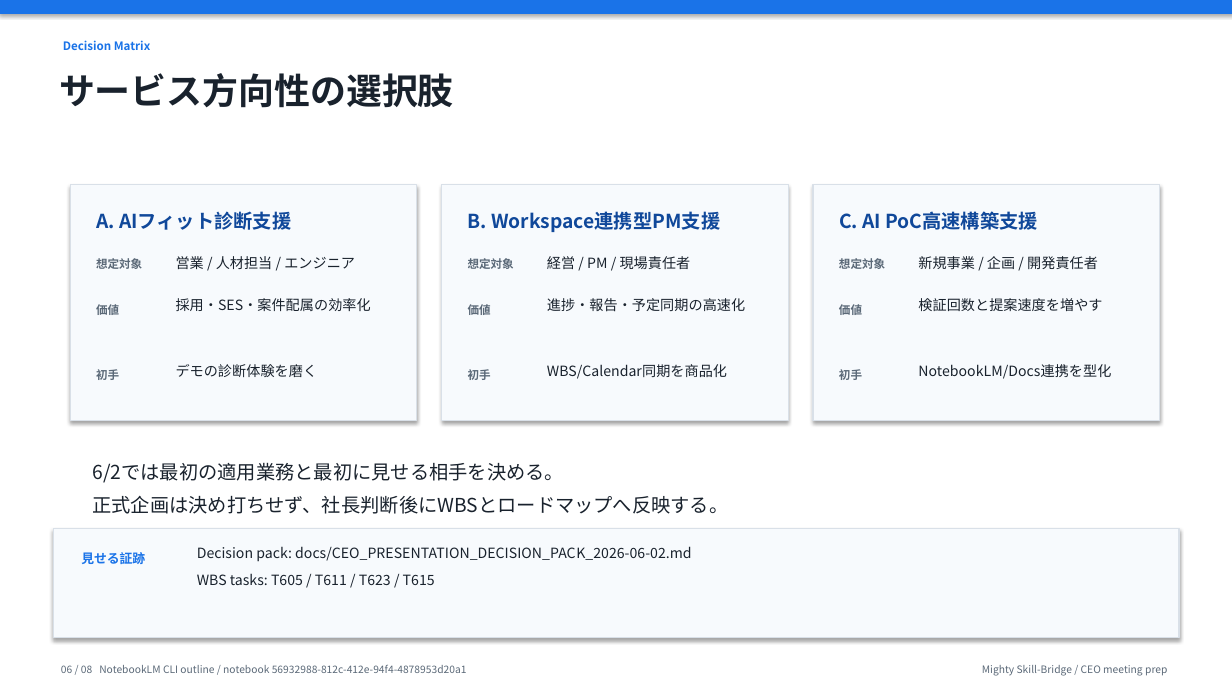
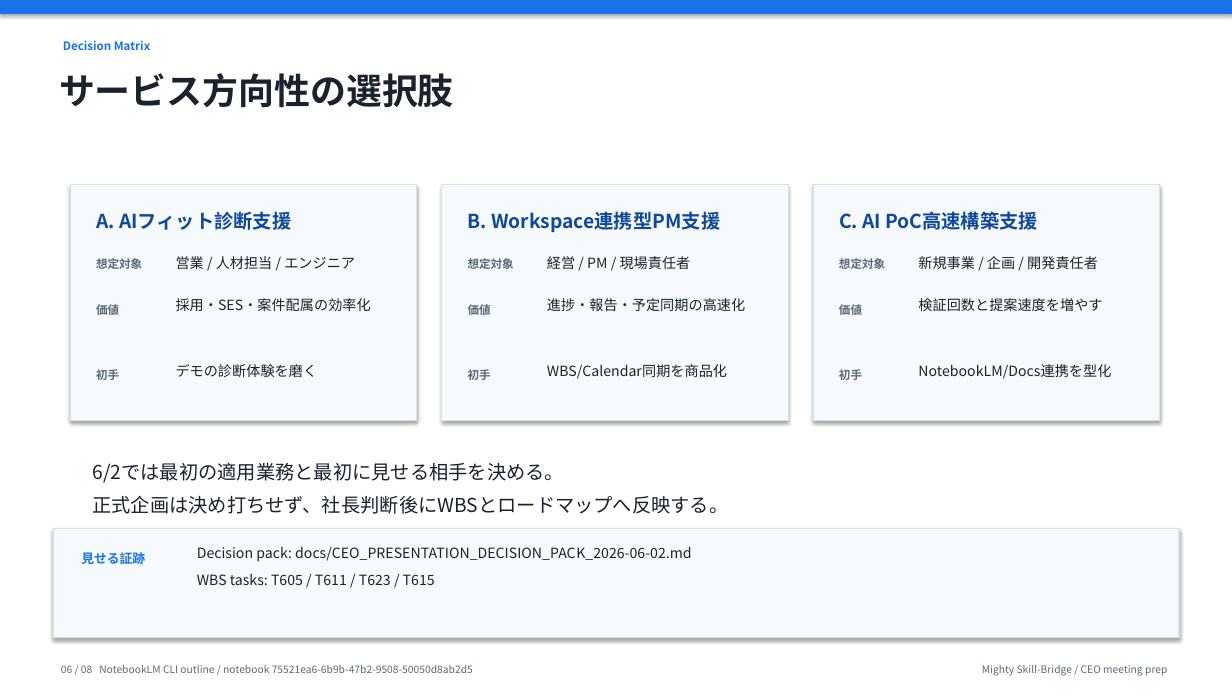
Before and after one commit to kanta13jp1/mighty-link-ai-connect, a slide deck: slide 6 of exports/knowledge_flow/mighty_skill_bridge_ceo_presentation_2026-06-02.pptx. Drawn at 1232x693 pixels with LibreOffice and Linux fonts; fonts in the diff are those of the drawing. Boxes give left, top, right and bottom in pixels: in the first picture for what was removed or moved away, otherwise in the second. Text is boxed around its words. In the diff, an @@ line names an element or a change of style, - is before the commit and + after.

```diff
--- a/exports/knowledge_flow/mighty_skill_bridge_ceo_presentation_2026-06-02.pptx
+++ b/exports/knowledge_flow/mighty_skill_bridge_ceo_presentation_2026-06-02.pptx
@@ text at (61,665,473,673): text changed @@
-06 / 08 NotebookLM CLI outline / notebook 56932988-812c-412e-94f4-4878953d20a1
+06 / 08 NotebookLM CLI outline / notebook 75521ea6-6b9b-47b2-9508-50050d8ab2d5
```
Also in this commit, not shown: 7 other slides changed, 39 other files.
